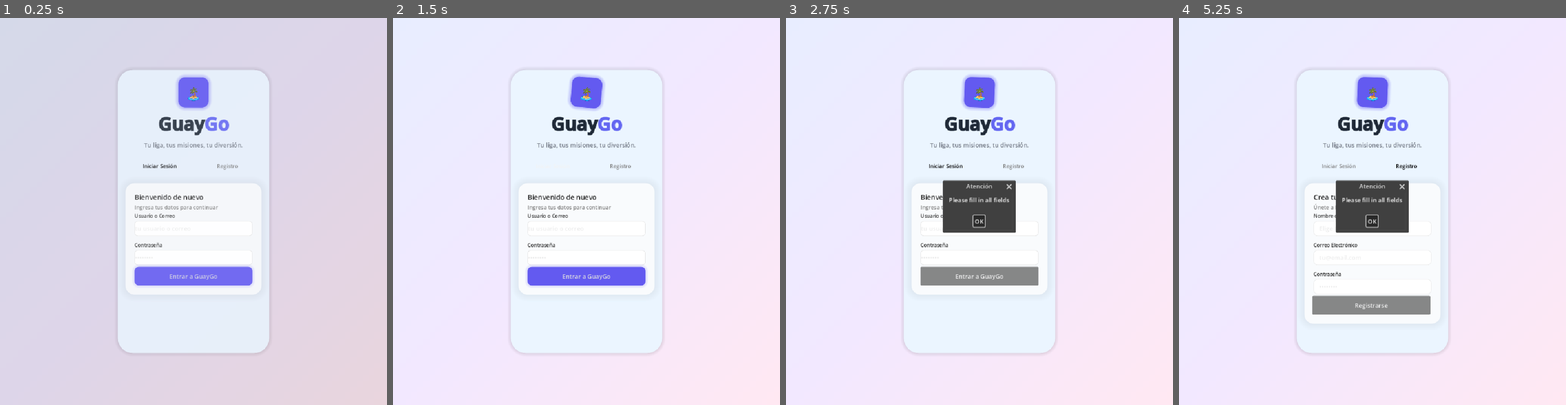
Above: before the commit, frames 1-4 (left to right).
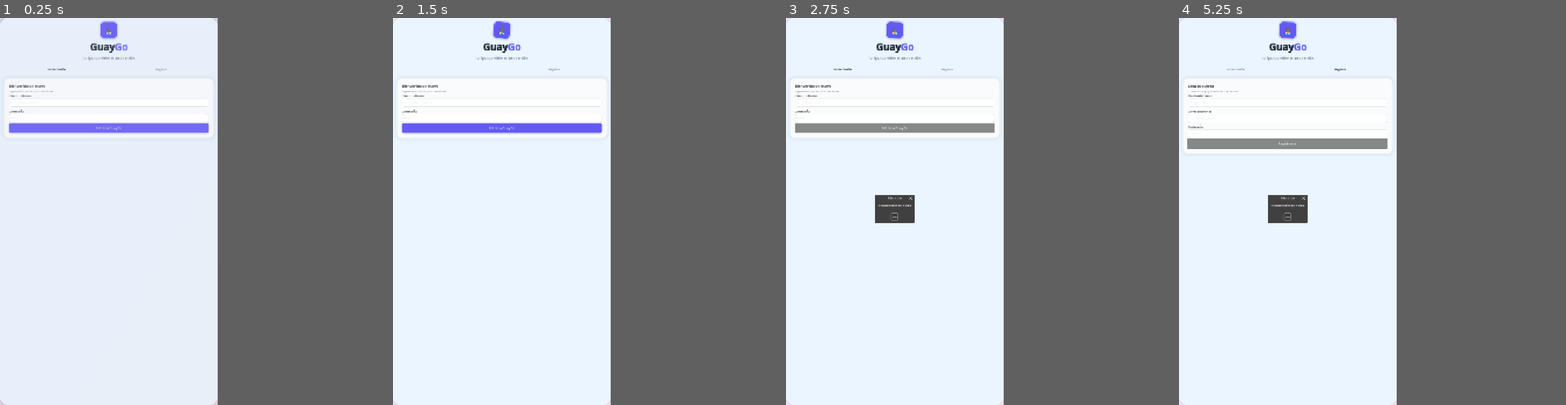
Above: after the commit, the same moments.

Repository: SegniniJose/GuayApp
Game: Godot game, scene res://tscn/Login.tscn
Two runs of this game, one before a commit and one after it. Both use one fixed random seed, a clock stepped at 60 frames per second and the inputs below.
Inputs:
- Up to frame 1 (0.25 s): no input
- Up to frame 2 (1.5 s): click "Iniciar Sesión" at 0.5 s; click "Iniciar Sesión" at 1.25 s
- Up to frame 3 (2.75 s): click "Entrar a GuayGo" at 2 s
- Up to frame 4 (5.25 s): click "Entrar a GuayGo" at 2.75 s; click "OK" at 3.5 s; click "Registro" at 4.25 s; click "Registrarse" at 5 s
In our replay, the window is 800x800 before the commit and 450x800 after it. These sizes can differ from the game's own. Grey fills any space a smaller window leaves; there, only what the larger window draws over its background counts as a difference.

The runs differ from the first frame. In frame 1, 40% of the frame differs, in the area x 0-70%, y 0-100%; in frame 2, 6.2%; in frame 3, 9.0%; in frame 4, 9.3%.

Commit message:
fix: fullscreen mobile UI, native camera, iOS export v1.0.1
Pantalla completa en todas las escenas, captura con camara en misiones,
permisos iOS/Android, guias CLIENTE_iOS y CI macOS con release descargable.

Co-authored-by: Cursor <cursoragent@cursor.com>

Diff:
--- /dev/null
+++ b/godot/gd/CameraCapture.gd
@@ -0,0 +1,96 @@
+extends Control
+class_name CameraCapture
+
+@onready var preview: TextureRect = %Preview
+@onready var status_label: Label = %StatusLabel
+
+var _camera_texture: CameraTexture = null
+var _feed_id: int = -1
+
+
+func _ready() -> void:
+	_request_camera_permission()
+	await get_tree().process_frame
+	_start_camera()
+
+
+func _request_camera_permission() -> void:
+	var os_name := OS.get_name()
+	if os_name == "Android":
+		OS.request_permissions(
+			PackedStringArray(
+				[
+					"android.permission.CAMERA",
+					"android.permission.READ_MEDIA_IMAGES",
+				]
+			)
+		)
+	elif os_name == "iOS":
+		OS.request_permissions(PackedStringArray(["camera"]))
+
+
+func _start_camera() -> void:
+	CameraServer.set_monitoring(true)
+	await get_tree().create_timer(0.35).timeout
+
+	if CameraServer.get_feed_count() == 0:
+		_show_status("No se pudo abrir la cámara. Usa la galería.")
+		return
+
+	var feed := CameraServer.get_feed(0)
+	_feed_id = feed.get_id()
+	feed.set_active(true)
+
+	_camera_texture = CameraTexture.new()
+	_camera_texture.camera_feed_id = _feed_id
+	preview.texture = _camera_texture
+	_show_status("Encuadra la foto y pulsa Capturar")
+
+
+func _show_status(message: String) -> void:
+	status_label.text = message
+
+
+func _capture_image() -> Image:
+	if _camera_texture == null:
+		return null
+
+	var image := _camera_texture.get_image()
+	if image == null or image.is_empty():
+		return null
+
+	return image
+
+
+func _stop_camera() -> void:
+	if _feed_id >= 0:
+		var feed := CameraServer.get_feed(_feed_id)
+		if feed:
+			feed.set_active(false)
+	_camera_texture = null
+	CameraServer.set_monitoring(false)
+
+
+func _return_with_image(image: Image) -> void:
+	Globals.temp_captured_image = image
+	_stop_camera()
+	get_tree().change_scene_to_file("res://tscn/CompleteMission.tscn")
+
+
+func _on_capture_pressed() -> void:
+	var image := _capture_image()
+	if image == null:
+		Globals.show_error_popup(self, "No se pudo capturar la foto. Intenta de nuevo.", null)
+		return
+	_return_with_image(image)
+
+
+func _on_gallery_pressed() -> void:
+	_stop_camera()
+	get_tree().change_scene_to_file("res://tscn/CompleteMission.tscn")
+	Globals.open_gallery_on_complete_mission = true
+
+
+func _on_cancel_pressed() -> void:
+	_stop_camera()
+	get_tree().change_scene_to_file("res://tscn/Missions.tscn")
--- a/godot/gd/CompleteMission.gd
+++ b/godot/gd/CompleteMission.gd
@@ -1,17 +1,13 @@
 extends Control
 class_name CompleteMission
 
-# --- Node References via Unique Names ---
 @onready var cancel_button: Button = %CancelButton
 @onready var submit_button: Button = %SubmitButton
 @onready var upload_area: PanelContainer = %UploadArea
 @onready var file_dialog: FileDialog = %FileDialog
-
-# --- Layout References for Preview Toggling ---
 @onready var center_container: CenterContainer = %CenterContainer
 @onready var placeholder_content: VBoxContainer = %PlaceholderContent
 
-# --- Properties ---
 var selected_image: Image = null
 var preview_rect: TextureRect = null
 
@@ -21,8 +17,16 @@
 	submit_button.pressed.connect(_on_submit_pressed)
 	upload_area.gui_input.connect(_on_upload_area_input)
 
-	# Configure FileDialog filters for image selection
 	file_dialog.filters = PackedStringArray(["*.png ; PNG Images", "*.jpg, *.jpeg ; JPEG Images"])
+	file_dialog.use_native_dialog = true
+
+	if Globals.temp_captured_image:
+		_apply_selected_image(Globals.temp_captured_image)
+		Globals.temp_captured_image = null
+	elif Globals.open_gallery_on_complete_mission:
+		Globals.open_gallery_on_complete_mission = false
+		await get_tree().process_frame
+		_open_gallery_picker()
 
 
 func _on_close_pressed() -> void:
@@ -32,44 +36,51 @@
 
 func _on_upload_area_input(event: InputEvent) -> void:
 	if event is InputEventMouseButton and event.pressed and event.button_index == MOUSE_BUTTON_LEFT:
-		_trigger_native_file_picker()
+		_show_photo_source_menu()
 
 
-func _trigger_native_file_picker() -> void:
-	file_dialog.popup_centered_clamped(Vector2i(800, 600))
+func _show_photo_source_menu() -> void:
+	if OS.has_feature("mobile") or OS.has_feature("Android") or OS.has_feature("iOS"):
+		_open_camera_capture()
+	else:
+		_open_gallery_picker()
+
+
+func _open_camera_capture() -> void:
+	get_tree().change_scene_to_file("res://tscn/CameraCapture.tscn")
+
+
+func _open_gallery_picker() -> void:
+	file_dialog.popup_centered_ratio(0.9)
 	if not file_dialog.file_selected.is_connected(_on_file_selected):
 		file_dialog.file_selected.connect(_on_file_selected)
 
 
 func _on_file_selected(path: String) -> void:
-	var image = Image.load_from_file(path)
+	var image := Image.load_from_file(path)
 	if image:
-		selected_image = image
-		_display_image_preview(image)
-		Globals.show_popup(self, "Upload Image", "Image Loaded")
+		_apply_selected_image(image)
+	else:
+		Globals.show_error_popup(self, "No se pudo cargar la imagen seleccionada.", null)
+
+
+func _apply_selected_image(img: Image) -> void:
+	selected_image = img
+	_display_image_preview(img)
 
 
 func _display_image_preview(img: Image) -> void:
-	# Create texture from the loaded image
 	var texture := ImageTexture.create_from_image(img)
-
-	# Hide the initial "Tap to take photo" text layout
 	placeholder_content.visible = false
 
-	# Clear previous preview if the user picks a different file
 	if preview_rect and is_instance_valid(preview_rect):
 		preview_rect.queue_free()
 
-	# Instance and configure a TextureRect to scale nicely inside your layout
 	preview_rect = TextureRect.new()
 	preview_rect.texture = texture
 	preview_rect.expand_mode = TextureRect.EXPAND_KEEP_SIZE
 	preview_rect.stretch_mode = TextureRect.STRETCH_KEEP_ASPECT_CENTERED
-
-	# Restrict the preview height slightly so it fits inside the 200px UploadArea container
 	preview_rect.custom_minimum_size = Vector2(0, 180)
-
-	# Center it inside the upload zone
 	center_container.add_child(preview_rect)
 
 
@@ -95,7 +106,6 @@
 
 func _on_submit_pressed() -> void:
 	if selected_image != null:
-		# Trigger the network upload routine instead of just jumping scenes instantly
 		await complete_mission()
 	else:
-		Globals.show_popup(self, "Upload Image", "Please select an image")
+		Globals.show_error_popup(self, "Selecciona o toma una foto antes de subir.", null)
--- a/godot/gd/Globals.gd
+++ b/godot/gd/Globals.gd
@@ -38,6 +38,8 @@
 static var public_leagues: Array[Dictionary] = []
 static var profile_friend_id = ""
 static var profile: Dictionary = {}
+static var temp_captured_image: Image = null
+static var open_gallery_on_complete_mission: bool = false
 
 static func _static_init():
 	if OS.has_feature("debug"):
--- /dev/null
+++ b/godot/gd/MobileBootstrap.gd
@@ -0,0 +1,20 @@
+extends Node
+
+
+func _ready() -> void:
+	if not _is_mobile():
+		return
+
+	DisplayServer.window_set_mode(DisplayServer.WINDOW_MODE_FULLSCREEN)
+
+	var screen_size := DisplayServer.screen_get_size()
+	if screen_size.x > 0 and screen_size.y > 0:
+		get_window().size = screen_size
+
+
+func _is_mobile() -> bool:
+	return (
+		OS.has_feature("mobile")
+		or OS.has_feature("Android")
+		or OS.has_feature("iOS")
+	)
--- a/godot/project.godot
+++ b/godot/project.godot
@@ -15,17 +15,19 @@
 config/features=PackedStringArray("4.6", "GL Compatibility")
 config/icon="res://icon.svg"
 
+[autoload]
+
+MobileBootstrap="*res://gd/MobileBootstrap.gd"
+
 [audio]
 
 driver/driver="Dummy"
 
 [display]
 
-window/size/viewport_width=1024
-window/size/viewport_height=1024
+window/size/viewport_width=1080
+window/size/viewport_height=1920
 window/size/resizable=false
-window/size/window_width_override=2048
-window/size/window_height_override=2048
 window/stretch/mode="canvas_items"
 window/stretch/aspect="expand"
 window/handheld/orientation=1
--- /dev/null
+++ b/godot/tscn/CameraCapture.tscn
@@ -0,0 +1,85 @@
+[gd_scene load_steps=3 format=3 uid="uid://bqx8camera01cap"]
+
+[ext_resource type="Script" path="res://gd/CameraCapture.gd" id="1_cam"]
+
+[sub_resource type="StyleBoxFlat" id="StyleBoxFlat_btn"]
+bg_color = Color(0.388235, 0.352941, 0.941176, 1)
+corner_radius_top_left = 16
+corner_radius_top_right = 16
+corner_radius_bottom_right = 16
+corner_radius_bottom_left = 16
+
+[node name="CameraCapture" type="Control"]
+layout_mode = 3
+anchors_preset = 15
+anchor_right = 1.0
+anchor_bottom = 1.0
+grow_horizontal = 2
+grow_vertical = 2
+script = ExtResource("1_cam")
+
+[node name="Background" type="ColorRect" parent="."]
+layout_mode = 1
+anchors_preset = 15
+anchor_right = 1.0
+anchor_bottom = 1.0
+grow_horizontal = 2
+grow_vertical = 2
+color = Color(0, 0, 0, 1)
+
+[node name="Preview" type="TextureRect" parent="."]
+unique_name_in_owner = true
+layout_mode = 1
+anchors_preset = 15
+anchor_right = 1.0
+anchor_bottom = 1.0
+offset_bottom = -120.0
+grow_horizontal = 2
+grow_vertical = 2
+expand_mode = 1
+stretch_mode = 6
+
+[node name="BottomBar" type="VBoxContainer" parent="."]
+layout_mode = 1
+anchors_preset = 12
+anchor_top = 1.0
+anchor_right = 1.0
+anchor_bottom = 1.0
+offset_top = -120.0
+grow_horizontal = 2
+grow_vertical = 0
+theme_override_constants/separation = 8
+
+[node name="StatusLabel" type="Label" parent="BottomBar"]
+unique_name_in_owner = true
+layout_mode = 2
+theme_override_colors/font_color = Color(1, 1, 1, 1)
+text = "Preparando cámara..."
+horizontal_alignment = 1
+
+[node name="Buttons" type="HBoxContainer" parent="BottomBar"]
+layout_mode = 2
+theme_override_constants/separation = 12
+alignment = 1
+
+[node name="CancelButton" type="Button" parent="BottomBar/Buttons"]
+custom_minimum_size = Vector2(100, 48)
+layout_mode = 2
+text = "Cancelar"
+
+[node name="GalleryButton" type="Button" parent="BottomBar/Buttons"]
+custom_minimum_size = Vector2(120, 48)
+layout_mode = 2
+text = "Galería"
+
+[node name="CaptureButton" type="Button" parent="BottomBar/Buttons"]
+custom_minimum_size = Vector2(140, 48)
+layout_mode = 2
+theme_override_styles/normal = SubResource("StyleBoxFlat_btn")
+theme_override_styles/hover = SubResource("StyleBoxFlat_btn")
+theme_override_styles/pressed = SubResource("StyleBoxFlat_btn")
+text = "Capturar"
+
+[connection signal="pressed" from="BottomBar/Buttons/CancelButton" to="." method="_on_cancel_pressed"]
+[connection signal="pressed" from="BottomBar/Buttons/GalleryButton" to="." method="_on_gallery_pressed"]
+[connection signal="pressed" from="BottomBar/Buttons/CaptureButton" to="." method="_on_capture_pressed"]
--- a/godot/tscn/Chat.tscn
+++ b/godot/tscn/Chat.tscn
@@ -74,17 +74,10 @@
 texture = SubResource("GradientTexture2D_0es08")
 
 [node name="BackgroundPanel" type="PanelContainer" parent="." unique_id=541835469]
-custom_minimum_size = Vector2(400, 750)
 layout_mode = 1
-anchors_preset = 8
-anchor_left = 0.5
-anchor_top = 0.5
-anchor_right = 0.5
-anchor_bottom = 0.5
-offset_left = -200.0
-offset_top = -375.0
-offset_right = 200.0
-offset_bottom = 375.0
+anchors_preset = 15
+anchor_right = 1.0
+anchor_bottom = 1.0
 grow_horizontal = 2
 grow_vertical = 2
 theme_override_styles/panel = SubResource("StyleBoxFlat_gl4hd")
--- a/godot/tscn/CompleteMission.tscn
+++ b/godot/tscn/CompleteMission.tscn
@@ -87,17 +87,10 @@
 texture = SubResource("GradientTexture2D_thca8")
 
 [node name="BackgroundPanel" type="PanelContainer" parent="." unique_id=1432952461]
-custom_minimum_size = Vector2(400, 750)
 layout_mode = 1
-anchors_preset = 8
-anchor_left = 0.5
-anchor_top = 0.5
-anchor_right = 0.5
-anchor_bottom = 0.5
-offset_left = -200.0
-offset_top = -375.0
-offset_right = 200.0
-offset_bottom = 375.0
+anchors_preset = 15
+anchor_right = 1.0
+anchor_bottom = 1.0
 grow_horizontal = 2
 grow_vertical = 2
 theme_override_styles/panel = SubResource("StyleBoxFlat_main")
@@ -182,14 +175,14 @@
 layout_mode = 2
 theme_override_colors/font_color = Color(0, 0, 0, 1)
 theme_override_font_sizes/font_size = 16
-text = "Tocar para tomar foto"
+text = "Tocar para abrir la camara"
 horizontal_alignment = 1
 
 [node name="UploadSubText" type="Label" parent="BackgroundPanel/MarginContainer/VBoxContainer/WindowPadding/ContentLayout/UploadArea/CenterContainer/PlaceholderContent" unique_id=276277483]
 layout_mode = 2
 theme_override_colors/font_color = Color(0.5, 0.5, 0.5, 1)
 theme_override_font_sizes/font_size = 13
-text = "o subir desde galería"
+text = "Tambien puedes elegir galeria"
 horizontal_alignment = 1
 
 [node name="ValidationNotice" type="PanelContainer" parent="BackgroundPanel/MarginContainer/VBoxContainer/WindowPadding/ContentLayout" unique_id=1900652000]
--- a/godot/tscn/Dashboard.tscn
+++ b/godot/tscn/Dashboard.tscn
@@ -80,17 +80,10 @@
 
 [node name="BackgroundPanel" type="PanelContainer" parent="." unique_id=1432952461 groups=["background_panel"]]
 unique_name_in_owner = true
-custom_minimum_size = Vector2(400, 750)
 layout_mode = 1
-anchors_preset = 8
-anchor_left = 0.5
-anchor_top = 0.5
-anchor_right = 0.5
-anchor_bottom = 0.5
-offset_left = -200.0
-offset_top = -375.0
-offset_right = 200.0
-offset_bottom = 375.0
+anchors_preset = 15
+anchor_right = 1.0
+anchor_bottom = 1.0
 grow_horizontal = 2
 grow_vertical = 2
 theme_override_styles/panel = SubResource("StyleBoxFlat_main")
--- a/godot/tscn/Friends.tscn
+++ b/godot/tscn/Friends.tscn
@@ -83,17 +83,10 @@
 texture = SubResource("GradientTexture2D_gdnmb")
 
 [node name="BackgroundPanel" type="PanelContainer" parent="." unique_id=1143716132]
-custom_minimum_size = Vector2(400, 750)
 layout_mode = 1
-anchors_preset = 8
-anchor_left = 0.5
-anchor_top = 0.5
-anchor_right = 0.5
-anchor_bottom = 0.5
-offset_left = -200.0
-offset_top = -375.0
-offset_right = 200.0
-offset_bottom = 375.0
+anchors_preset = 15
+anchor_right = 1.0
+anchor_bottom = 1.0
 grow_horizontal = 2
 grow_vertical = 2
 theme_override_styles/panel = SubResource("StyleBoxFlat_vjp04")
--- a/godot/tscn/Leagues.tscn
+++ b/godot/tscn/Leagues.tscn
@@ -184,17 +184,10 @@
 texture = SubResource("GradientTexture2D_7hr55")
 
 [node name="BackgroundPanel" type="PanelContainer" parent="." unique_id=593539842]
-custom_minimum_size = Vector2(400, 750)
 layout_mode = 1
-anchors_preset = 8
-anchor_left = 0.5
-anchor_top = 0.5
-anchor_right = 0.5
-anchor_bottom = 0.5
-offset_left = -200.0
-offset_top = -375.0
-offset_right = 200.0
-offset_bottom = 375.0
+anchors_preset = 15
+anchor_right = 1.0
+anchor_bottom = 1.0
 grow_horizontal = 2
 grow_vertical = 2
 theme_override_styles/panel = SubResource("StyleBoxFlat_26hdg")
--- a/godot/tscn/Login.tscn
+++ b/godot/tscn/Login.tscn
@@ -97,17 +97,10 @@
 texture = SubResource("GradientTexture2D_bg")
 
 [node name="BackgroundPanel" type="PanelContainer" parent="." unique_id=1666999344]
-custom_minimum_size = Vector2(400, 750)
 layout_mode = 1
-anchors_preset = 8
-anchor_left = 0.5
-anchor_top = 0.5
-anchor_right = 0.5
-anchor_bottom = 0.5
-offset_left = -200.0
-offset_top = -375.0
-offset_right = 200.0
-offset_bottom = 375.0
+anchors_preset = 15
+anchor_right = 1.0
+anchor_bottom = 1.0
 grow_horizontal = 2
 grow_vertical = 2
 theme_override_styles/panel = SubResource("StyleBoxFlat_a4fkl")
--- a/godot/tscn/MissionValidation.tscn
+++ b/godot/tscn/MissionValidation.tscn
@@ -105,17 +105,10 @@
 texture = SubResource("GradientTexture2D_thca8")
 
 [node name="BackgroundPanel" type="PanelContainer" parent="." unique_id=1432952461]
-custom_minimum_size = Vector2(400, 750)
 layout_mode = 1
-anchors_preset = 8
-anchor_left = 0.5
-anchor_top = 0.5
-anchor_right = 0.5
-anchor_bottom = 0.5
-offset_left = -200.0
-offset_top = -375.0
-offset_right = 200.0
-offset_bottom = 375.0
+anchors_preset = 15
+anchor_right = 1.0
+anchor_bottom = 1.0
 grow_horizontal = 2
 grow_vertical = 2
 theme_override_styles/panel = SubResource("StyleBoxFlat_main")
--- a/godot/tscn/Missions.tscn
+++ b/godot/tscn/Missions.tscn
@@ -62,17 +62,10 @@
 texture = SubResource("GradientTexture2D_7hr55")
 
 [node name="BackgroundPanel" type="PanelContainer" parent="." unique_id=593539842]
-custom_minimum_size = Vector2(400, 750)
 layout_mode = 1
-anchors_preset = 8
-anchor_left = 0.5
-anchor_top = 0.5
-anchor_right = 0.5
-anchor_bottom = 0.5
-offset_left = -200.0
-offset_top = -375.0
-offset_right = 200.0
-offset_bottom = 375.0
+anchors_preset = 15
+anchor_right = 1.0
+anchor_bottom = 1.0
 grow_horizontal = 2
 grow_vertical = 2
 theme_override_styles/panel = SubResource("StyleBoxFlat_26hdg")
--- a/godot/tscn/Notifications.tscn
+++ b/godot/tscn/Notifications.tscn
@@ -72,17 +72,10 @@
 texture = SubResource("GradientTexture2D_rbkmh")
 
 [node name="BackgroundPanel" type="PanelContainer" parent="." unique_id=1427723710]
-custom_minimum_size = Vector2(400, 750)
 layout_mode = 1
-anchors_preset = 8
-anchor_left = 0.5
-anchor_top = 0.5
-anchor_right = 0.5
-anchor_bottom = 0.5
-offset_left = -200.0
-offset_top = -375.0
-offset_right = 200.0
-offset_bottom = 375.0
+anchors_preset = 15
+anchor_right = 1.0
+anchor_bottom = 1.0
 grow_horizontal = 2
 grow_vertical = 2
 theme_override_styles/panel = SubResource("StyleBoxFlat_a5nhq")
--- a/godot/tscn/PrivateChat.tscn
+++ b/godot/tscn/PrivateChat.tscn
@@ -70,17 +70,10 @@
 texture = SubResource("GradientTexture2D_0es08")
 
 [node name="BackgroundPanel" type="PanelContainer" parent="." unique_id=541835469]
-custom_minimum_size = Vector2(400, 750)
 layout_mode = 1
-anchors_preset = 8
-anchor_left = 0.5
-anchor_top = 0.5
-anchor_right = 0.5
-anchor_bottom = 0.5
-offset_left = -200.0
-offset_top = -375.0
-offset_right = 200.0
-offset_bottom = 375.0
+anchors_preset = 15
+anchor_right = 1.0
+anchor_bottom = 1.0
 grow_horizontal = 2
 grow_vertical = 2
 theme_override_styles/panel = SubResource("StyleBoxFlat_gl4hd")
--- a/godot/tscn/Profile.tscn
+++ b/godot/tscn/Profile.tscn
@@ -107,17 +107,10 @@
 texture = SubResource("GradientTexture2D_ln8iy")
 
 [node name="BackgroundPanel" type="PanelContainer" parent="." unique_id=1144003133]
-custom_minimum_size = Vector2(400, 750)
 layout_mode = 1
-anchors_preset = 8
-anchor_left = 0.5
-anchor_top = 0.5
-anchor_right = 0.5
-anchor_bottom = 0.5
-offset_left = -200.0
-offset_top = -385.0
-offset_right = 200.0
-offset_bottom = 373.0
+anchors_preset = 15
+anchor_right = 1.0
+anchor_bottom = 1.0
 grow_horizontal = 2
 grow_vertical = 2
 theme_override_styles/panel = SubResource("StyleBoxFlat_t68xr")
--- a/godot/tscn/Ranking.tscn
+++ b/godot/tscn/Ranking.tscn
@@ -159,17 +159,10 @@
 texture = SubResource("GradientTexture2D_ih70h")
 
 [node name="BackgroundPanel" type="PanelContainer" parent="." unique_id=1562560030]
-custom_minimum_size = Vector2(400, 750)
-layout_mode = 1
-anchors_preset = 8
-anchor_left = 0.5
-anchor_top = 0.5
-anchor_right = 0.5
-anchor_bottom = 0.5
-offset_left = -200.0
-offset_top = -375.0
-offset_right = 200.0
-offset_bottom = 375.0
+layout_mode = 1
+anchors_preset = 15
+anchor_right = 1.0
+anchor_bottom = 1.0
 grow_horizontal = 2
 grow_vertical = 2
 theme_override_styles/panel = SubResource("StyleBoxFlat_a6mmv")
--- a/godot/tscn/Template.tscn
+++ b/godot/tscn/Template.tscn
@@ -31,17 +31,10 @@
 texture = SubResource("GradientTexture2D_wc2v0")
 
 [node name="BackgroundPanel" type="PanelContainer" parent="." unique_id=175950934]
-custom_minimum_size = Vector2(400, 750)
 layout_mode = 1
-anchors_preset = 8
-anchor_left = 0.5
-anchor_top = 0.5
-anchor_right = 0.5
-anchor_bottom = 0.5
-offset_left = -200.0
-offset_top = -375.0
-offset_right = 200.0
-offset_bottom = 375.0
+anchors_preset = 15
+anchor_right = 1.0
+anchor_bottom = 1.0
 grow_horizontal = 2
 grow_vertical = 2
 theme_override_styles/panel = SubResource("StyleBoxFlat_30abe")
Not shown, changed: godot/export_presets.cfg
Not shown, changed: .github/workflows/build-ios-macos.yml
Not shown, added: CLIENTE_iOS.md
Not shown, added: DESARROLLADOR.md
